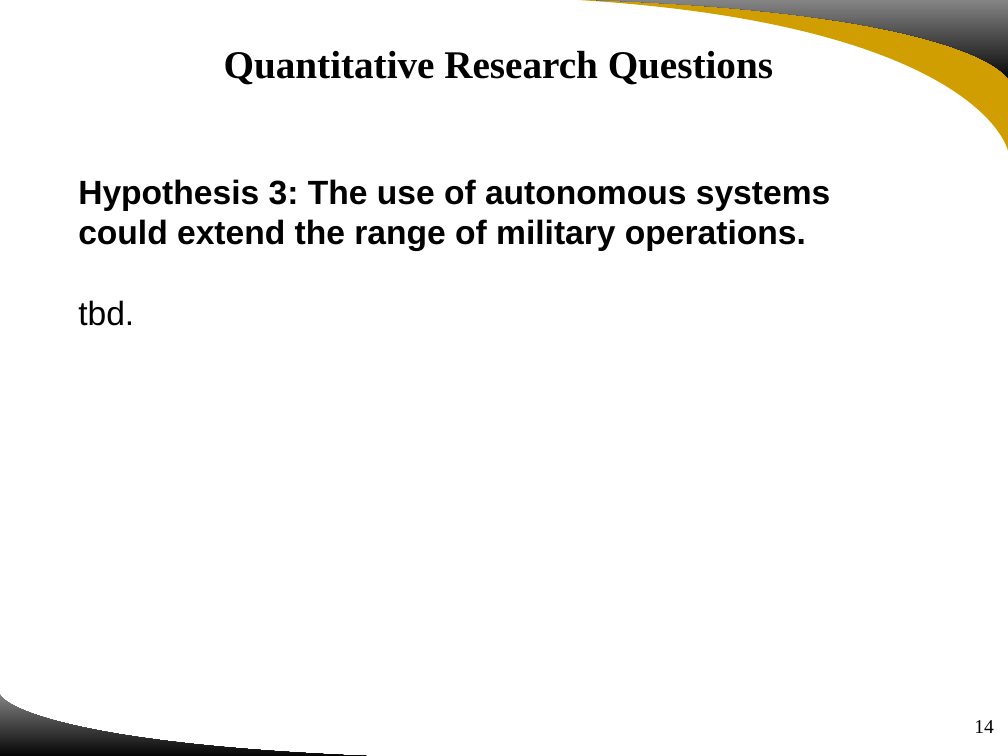
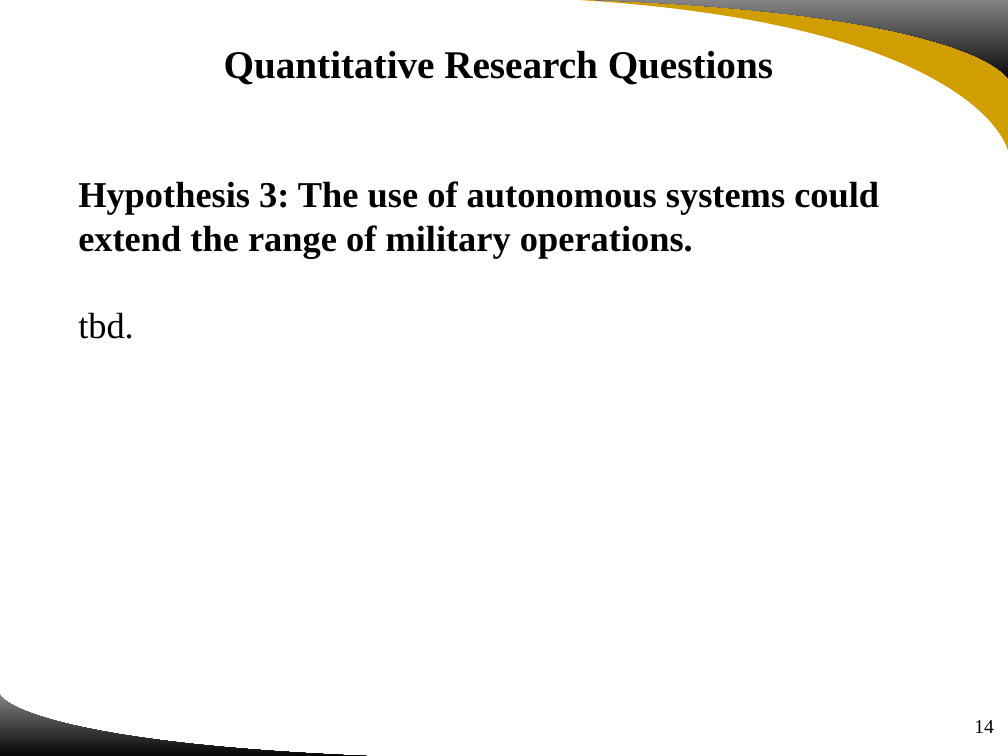
Before and after one commit to UgurUysal86/HUMAN-ASSISTED-WEAPON-SYSTEMS, a slide deck: slide 14 of Project Review and Feedback/181022 IDS6916 Group4 Project Review and Feedback.pptx. Drawn at 1008x756 pixels with LibreOffice and Linux fonts; fonts in the diff are those of the drawing; background and template pictures are left out. Boxes give left, top, right and bottom in pixels: in the first picture for what was removed or moved away, otherwise in the second. Text is boxed around its words. In the diff, an @@ line names an element or a change of style, - is before the commit and + after.

```diff
--- a/Project Review and Feedback/181022 IDS6916 Group4 Project Review and Feedback.pptx
+++ b/Project Review and Feedback/181022 IDS6916 Group4 Project Review and Feedback.pptx
@@ text "Hypothesis 3: The use of ..." at box(78, 181, 879, 339): size 24 to 26 pt, font Arial to Times New Roman @@
```
Also in this commit, not shown: 14 other slides changed.
